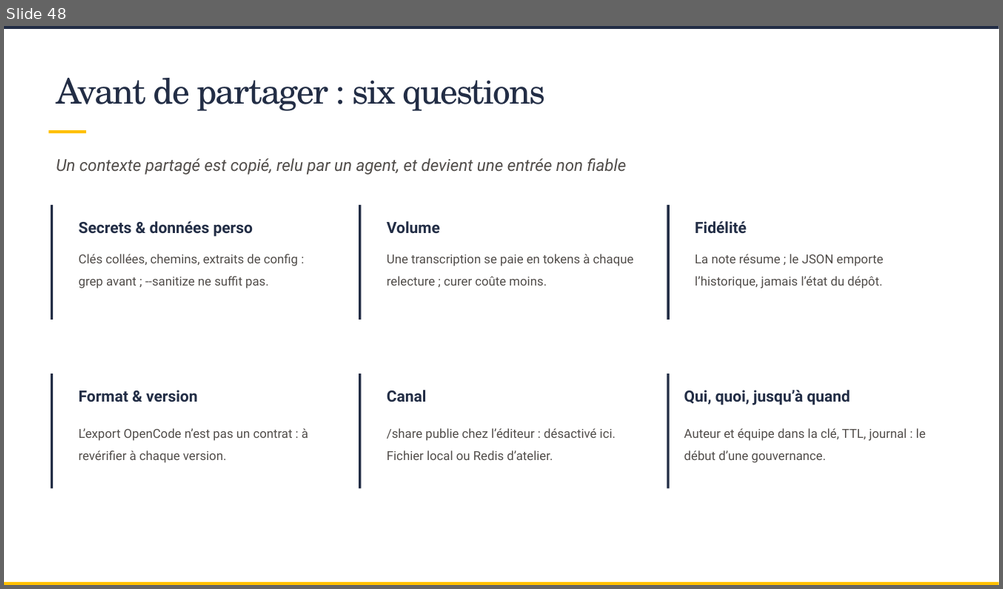
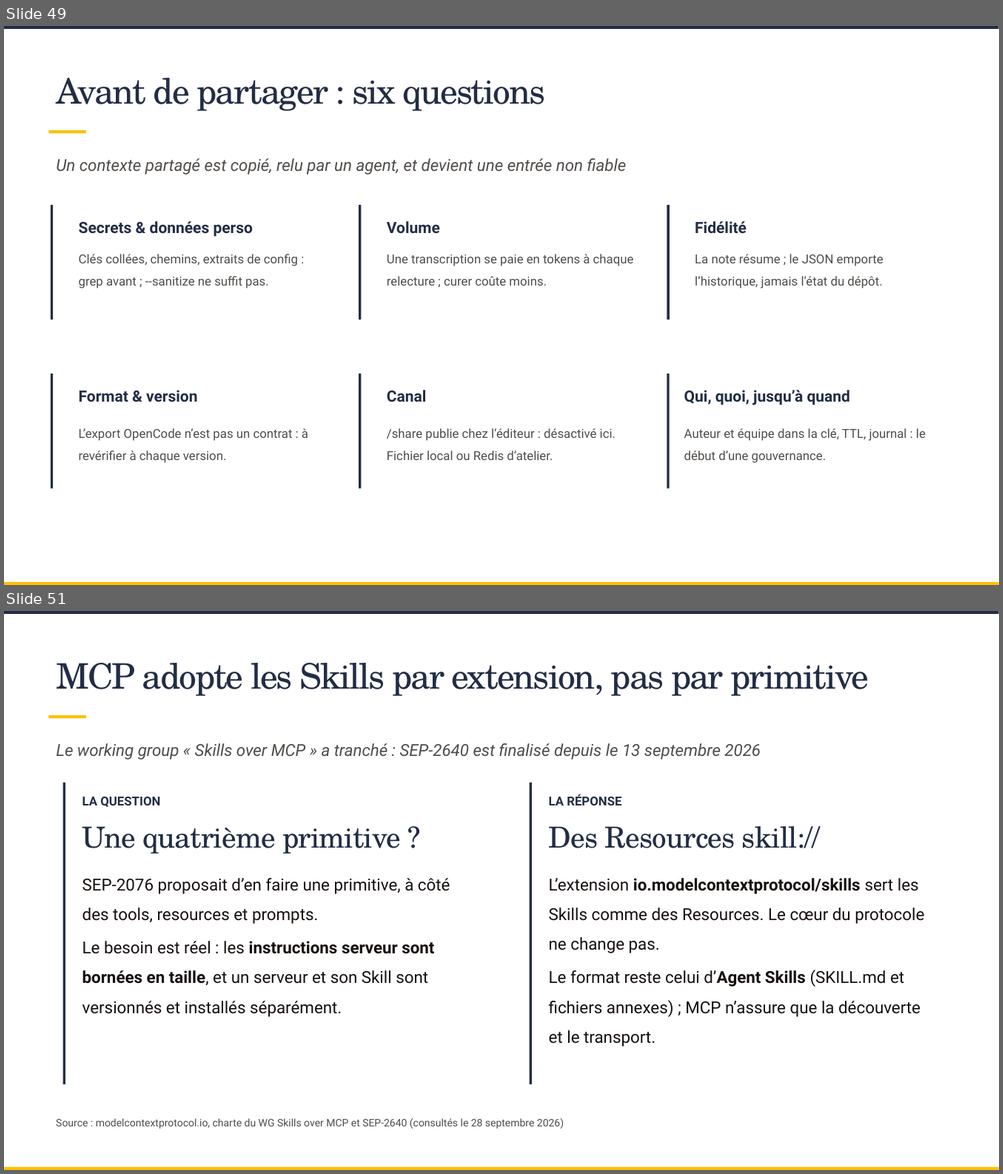
Before and after one commit to SCIAM-FR/formation-ia, a slide deck: slides/Support_formation_SCIAM.pptx. Shown one above the other, each under a label of ours: slide 48 before the commit, slides 49 and 51 after it; the slides between them are not shown. The pictures are 1003x589 and 1003x1174 pixels, drawn with LibreOffice and Linux fonts; fonts in the diff are those of the drawing; background and template pictures are left out. Boxes give left, top, right and bottom in pixels: in the first picture for what was removed or moved away, otherwise in the second. Text is boxed around its words. In the diff, an @@ line names an element or a change of style, - is before the commit and + after.

```diff
--- a/slides/Support_formation_SCIAM.pptx
+++ b/slides/Support_formation_SCIAM.pptx
@@ slide 51 added at box(4, 611, 999, 1170), background picture (left out); not listed: 3 template elements that a slide beside it also shows @@
@@ title added at box(56, 663, 869, 696), 34 pt, text #222D45 @@
+MCP adopte les Skills par extension, pas par primitive
@@ text added at box(56, 743, 760, 760), 16 pt, text #504C49, italic @@
+Le working group « Skills over MCP » a tranché : SEP-2640 est finalisé depuis le 13 septembre 2026
@@ rectangle added at box(63, 783, 65, 1085), fill #222D45 @@
@@ rectangle added at box(529, 783, 532, 1085), fill #222D45 @@
@@ text added at box(82, 797, 160, 807), 12 pt, text #222D45, bold @@
+LA QUESTION
@@ text added at box(549, 795, 621, 806), 12 pt, text #222D45, bold @@
+LA RÉPONSE
@@ text added at box(82, 826, 401, 854), 28 pt, text #222D45 @@
+Une quatrième primitive ?
@@ text added at box(549, 826, 819, 849), 28 pt, text #222D45 @@
+Des Resources skill://
@@ text added at box(82, 878, 450, 1017), 16 pt, text #16100E @@
+SEP-2076 proposait d’en faire une primitive, à côté des tools, resources et prompts.
+Le besoin est réel : les instructions serveur sont bornées en taille, et un serveur et son Skill sont versionnés et installés séparément.
@@ text added at box(549, 878, 924, 1047), 16 pt, text #16100E @@
+L’extension io.modelcontextprotocol/skills sert les Skills comme des Resources. Le cœur du protocole ne change pas.
+Le format reste celui d’Agent Skills (SKILL.md et fichiers annexes) ; MCP n’assure que la découverte et le transport.
@@ text added at box(56, 1119, 563, 1129), 10 pt, text #504C49 @@
+Source : modelcontextprotocol.io, charte du WG Skills over MCP et SEP-2640 (consultés le 28 septembre 2026)
@@ what was slide 48 is now slide 49 @@
```
Also in this commit, not shown: 11 slides changed, 5 other slides added, 4 slides removed, 18 other files.
